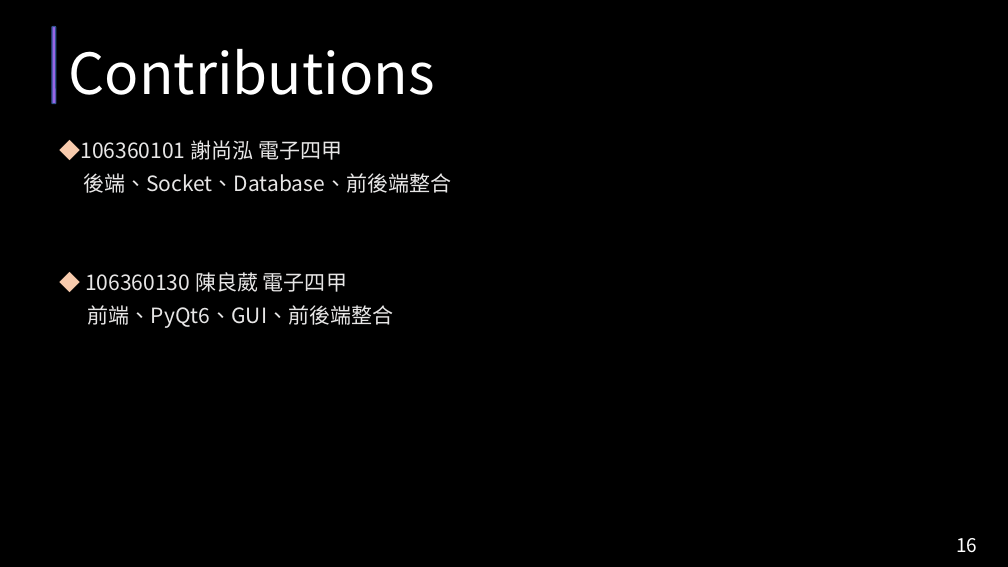
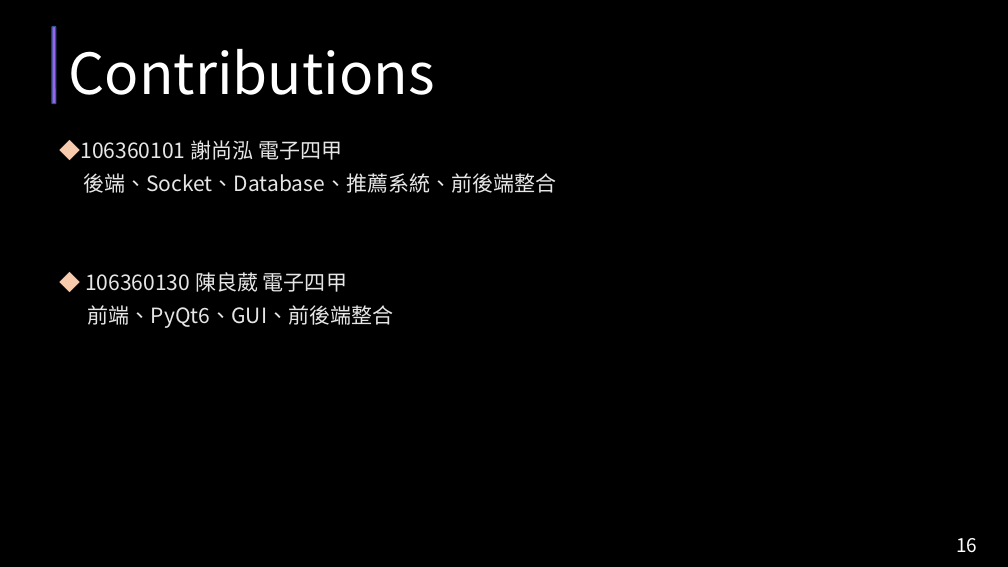
Before and after one commit to samh99474/Python_Final_Project_RecommenderSystem, a slide deck: slide 16 of 報告資料/期末報告Python_Movie_RecommerSystem.pptx. Drawn at 1008x567 pixels with LibreOffice and Linux fonts; fonts in the diff are those of the drawing. Boxes give left, top, right and bottom in pixels: in the first picture for what was removed or moved away, otherwise in the second. Text is boxed around its words. In the diff, an @@ line names an element or a change of style, - is before the commit and + after.

Commit message:
samh_change report v2

```diff
--- a/報告資料/期末報告Python_Movie_RecommerSystem.pptx
+++ b/報告資料/期末報告Python_Movie_RecommerSystem.pptx
@@ subtitle at (x1=83, y1=173, x2=556, y2=193): text changed @@
-後端、Socket、Database、前後端整合
+後端、Socket、Database、推薦系統、前後端整合
```
